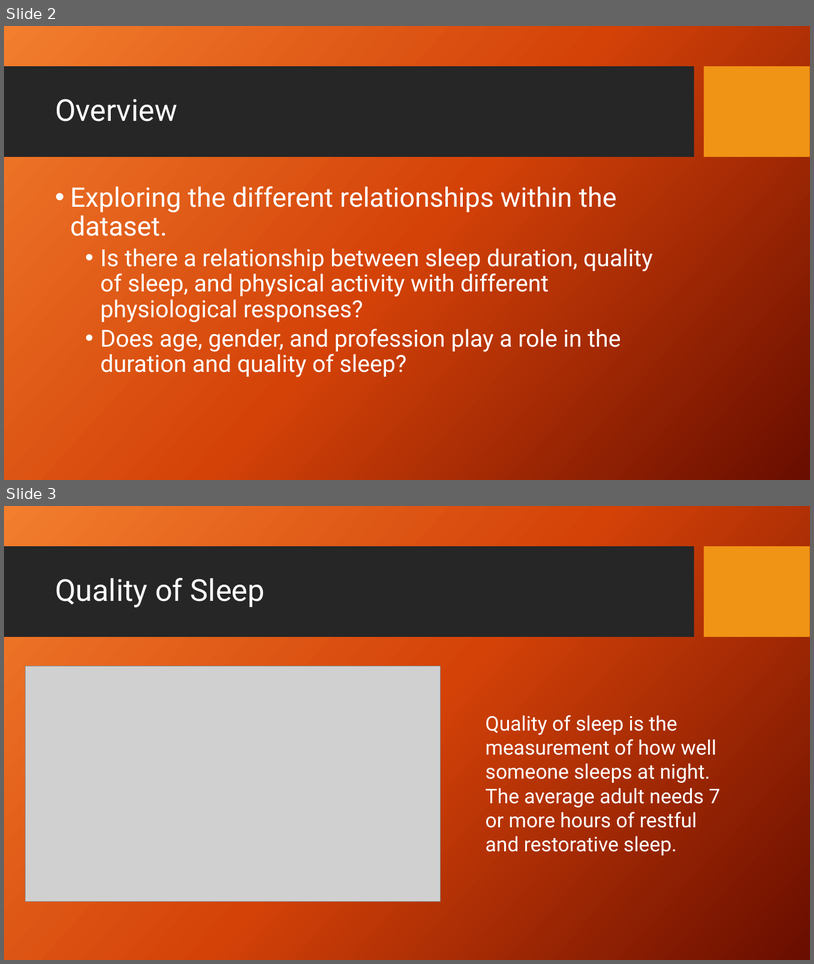
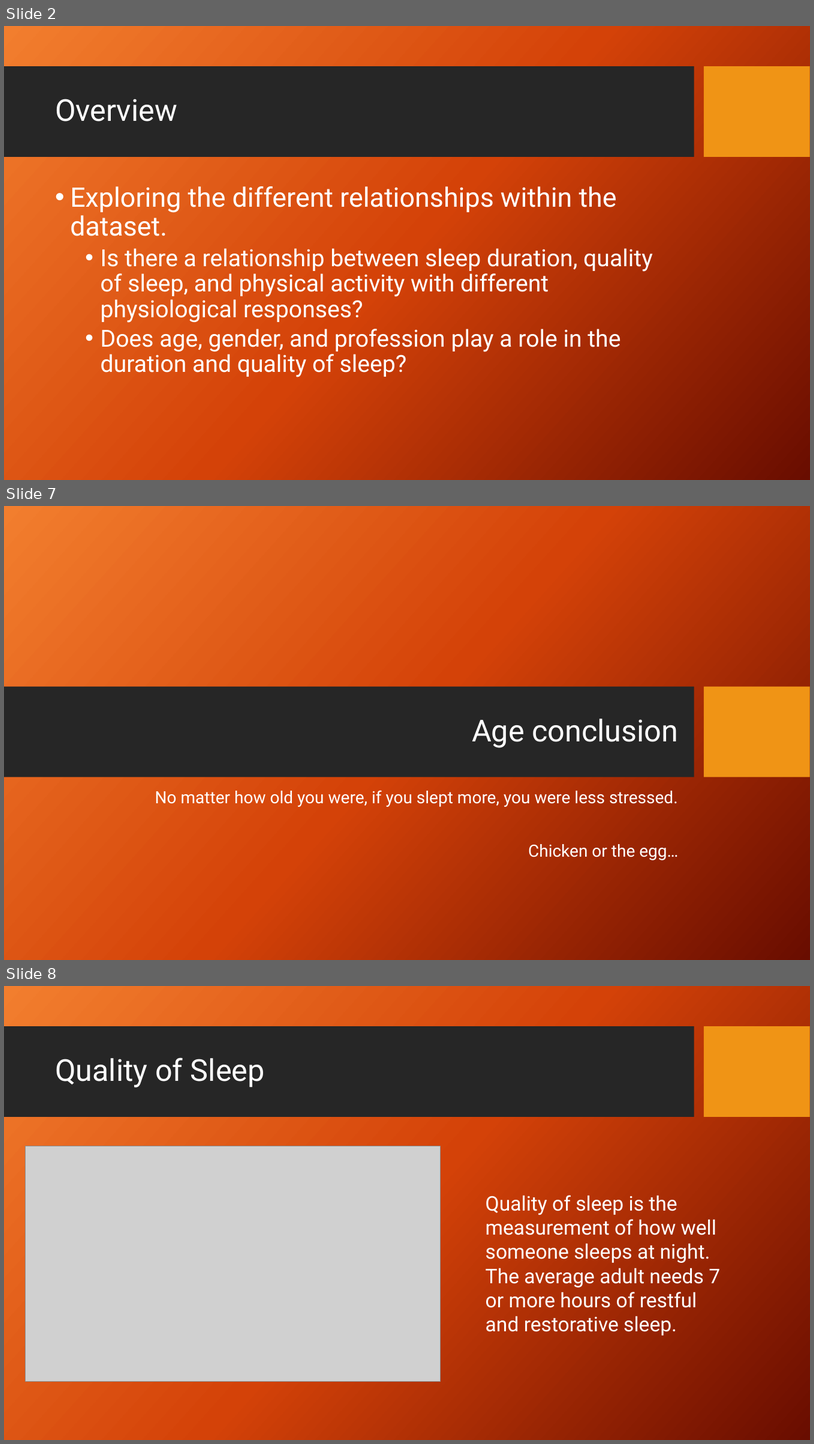
Before and after one commit to jaredsletto/Project_1, a slide deck: Project 1 - Sleep Project.pptx. Shown one above the other, each under a label of ours: slides 2 and 3 before the commit, slides 2, 7 and 8 after it; the slides between them are not shown. The pictures are 814x964 and 814x1444 pixels, drawn with LibreOffice and Linux fonts; fonts in the diff are those of the drawing; grey boxes stand for pictures; background and template pictures are left out. Boxes give left, top, right and bottom in pixels: in the first picture for what was removed or moved away, otherwise in the second. Text is boxed around its words. In the diff, an @@ line names an element or a change of style, - is before the commit and + after.

```diff
--- a/Project 1 - Sleep Project.pptx
+++ b/Project 1 - Sleep Project.pptx
@@ slide 7 added at (4,506,810,960), background picture (left out) @@
@@ rectangle added at (4,686,694,777), fill #262626 @@
@@ rectangle added at (705,686,810,777), fill #F09415 @@
@@ title added at (472,718,678,748), 36 pt, text #FFFFFF @@
+Age conclusion
@@ text added at (155,790,678,860), 20 pt, text #FFFFFF @@
+No matter how old you were, if you slept more, you were less stressed.
+Chicken or the egg…
@@ what was slide 3 is now slide 8 @@
```
Also in this commit, not shown: 4 other slides added.
